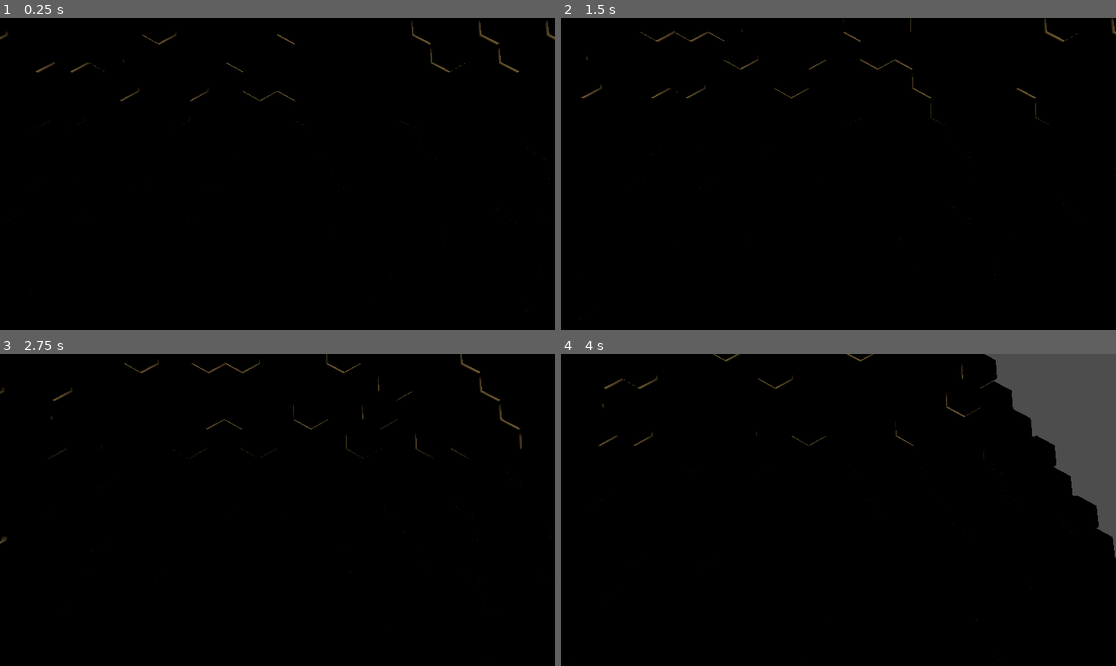
Above: before the commit, frames 1-4 (two rows, left to right).
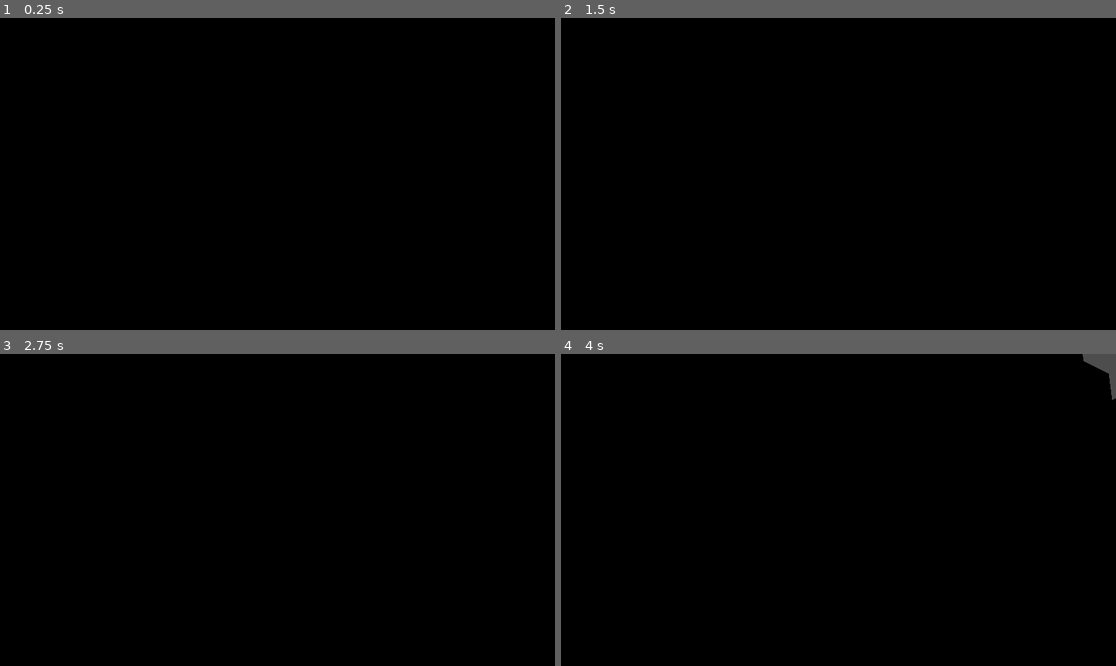
Above: after the commit, the same moments.

Repository: rfdickerson/tiles-game
Game: Godot game, scene res://map.tscn
The game is run twice, just before and just after one commit, with the same random seed, the same clock (stepped at 60 frames per second) and the same inputs.
Inputs (mouse positions are in pixels of both pictures, inside the frame that each line leads up to):
- Up to frame 1 (0.25 s): no input
- Up to frame 2 (1.5 s): tap Enter at 0.5 s; move the mouse to (960, 158) at 0.52 s; click (960, 158) at 0.67 s; tap Space at 1.25 s; drag from (727, 189) to (810, 236) at 1.27 s
- Up to frame 3 (2.75 s): tap Enter at 2 s; move the mouse to (333, 441) at 2.02 s; click (333, 441) at 2.17 s
- Up to frame 4 (4 s): tap Space at 2.75 s; drag from (810, 572) to (672, 463) at 2.77 s; tap Enter at 3.5 s; move the mouse to (1005, 556) at 3.52 s; click (1005, 556) at 3.67 s

The runs differ from the first frame. In frame 1, 0.4% of the frame differs, in the area x 0-100%, y 0-94%; in frame 2, 0.4%; in frame 3, 0.5%; in frame 4, 7.3%, in the area x 5-100%, y 0-99%.

Commit message:
add wheat icon

Diff:
--- a/HexMap.gd
+++ b/HexMap.gd
@@ -22,7 +22,7 @@
 	camera.set_script(preload("res://DragCamera.gd"))
 
 	var map_center = axial_to_world(map_width / 2, map_height / 2)
-	camera.position = map_center + Vector3(0, 10, -5)
+	camera.position = map_center + Vector3(0, 7, -5)
 	#camera.look_at(map_center, Vector3.UP)
 	camera.rotation_degrees = Vector3(-85, 0, 0)
 
--- a/map.tscn
+++ b/map.tscn
@@ -1,12 +1,15 @@
-[gd_scene load_steps=2 format=3 uid="uid://d2vuc6njrewea"]
+[gd_scene load_steps=3 format=3 uid="uid://d2vuc6njrewea"]
 
 [ext_resource type="Script" path="res://HexMap.gd" id="1_hbioy"]
+[ext_resource type="Texture2D" uid="uid://dp72rqmdynl5v" path="res://yield-icons/wheat.png" id="2_yggge"]
 
 [node name="Map" type="Node3D"]
 script = ExtResource("1_hbioy")
 map_width = 30
 map_height = 30
 
-[node name="DirectionalLight3D" type="DirectionalLight3D" parent="."]
-transform = Transform3D(0.947768, 0, -0.318959, 0, 1, 0, 0.318959, 0, 0.947768, 0, 50, 10)
-shadow_enabled = true
+[node name="Sprite3D" type="Sprite3D" parent="."]
+transform = Transform3D(0.2, 0, 0, 0, 0.2, 0, 0, 0, 0.2, 10, 0.2, 0)
+billboard = 1
+no_depth_test = true
+texture = ExtResource("2_yggge")
Binary file added: yield-icons/wheat.png
Not shown, added: yield-icons/wheat.png.import
